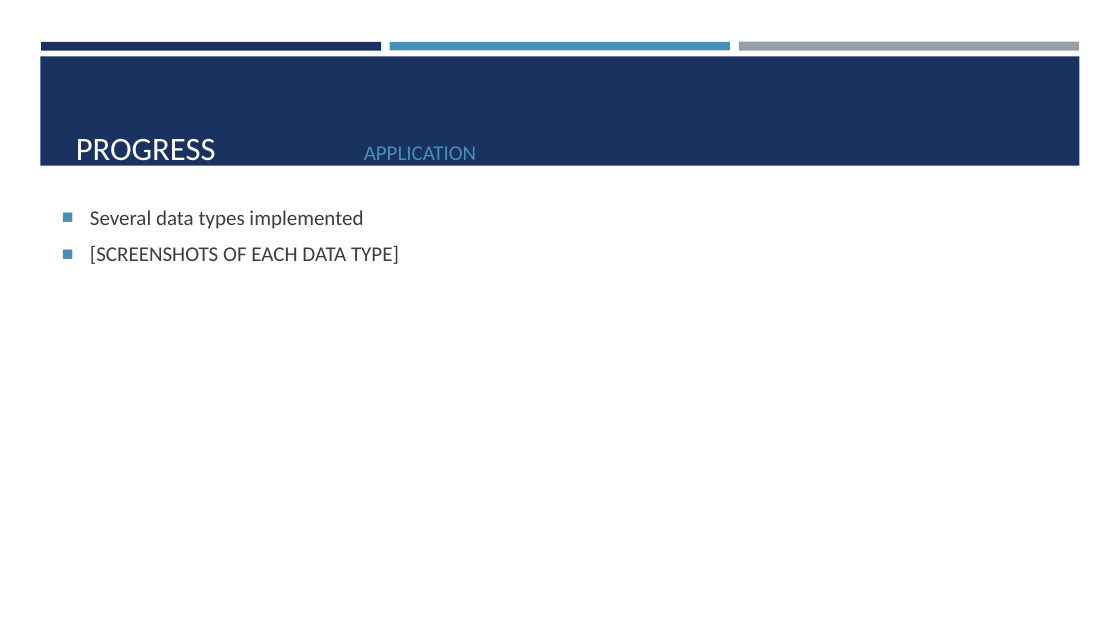
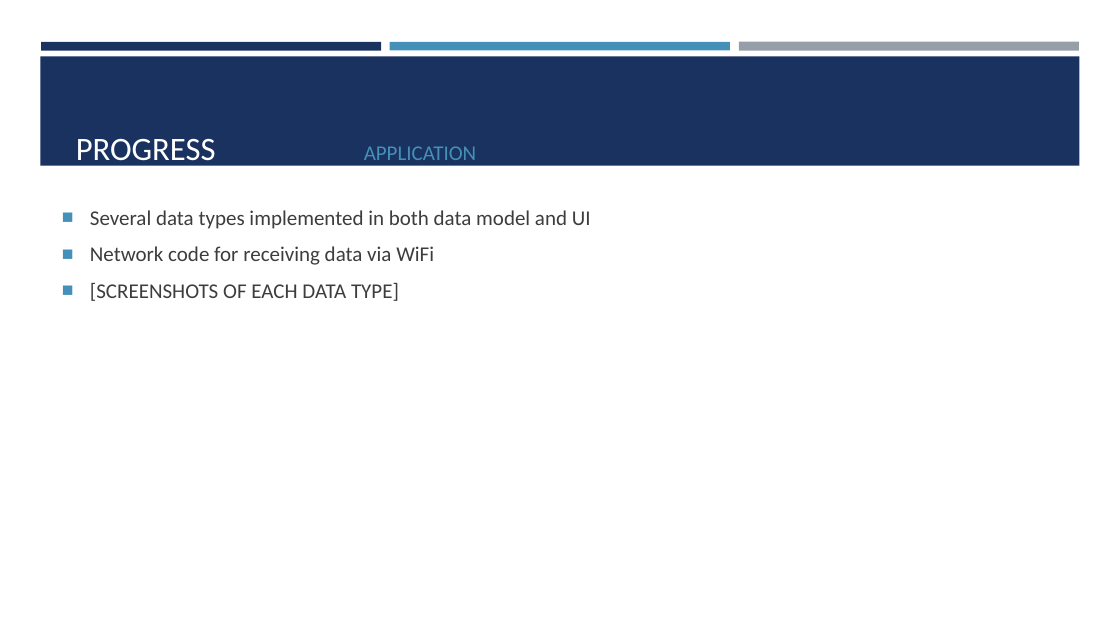
Before and after one commit to ajewers/SwarmDebug, a slide deck: slide 12 of Presentation/Project Presentation.pptx. Drawn at 1120x630 pixels with LibreOffice and Linux fonts; fonts in the diff are those of the drawing. Boxes give left, top, right and bottom in pixels: in the first picture for what was removed or moved away, otherwise in the second. Text is boxed around its words. In the diff, an @@ line names an element or a change of style, - is before the commit and + after.

```diff
--- a/Presentation/Project Presentation.pptx
+++ b/Presentation/Project Presentation.pptx
@@ text at (x1=90, y1=210, x2=591, y2=265): text changed @@
-■ Several data types implemented
+■ Several data types implemented in both data model and UI
+■ Network code for receiving data via WiFi
```
Also in this commit, not shown: 5 other slides changed, 1 other file.
